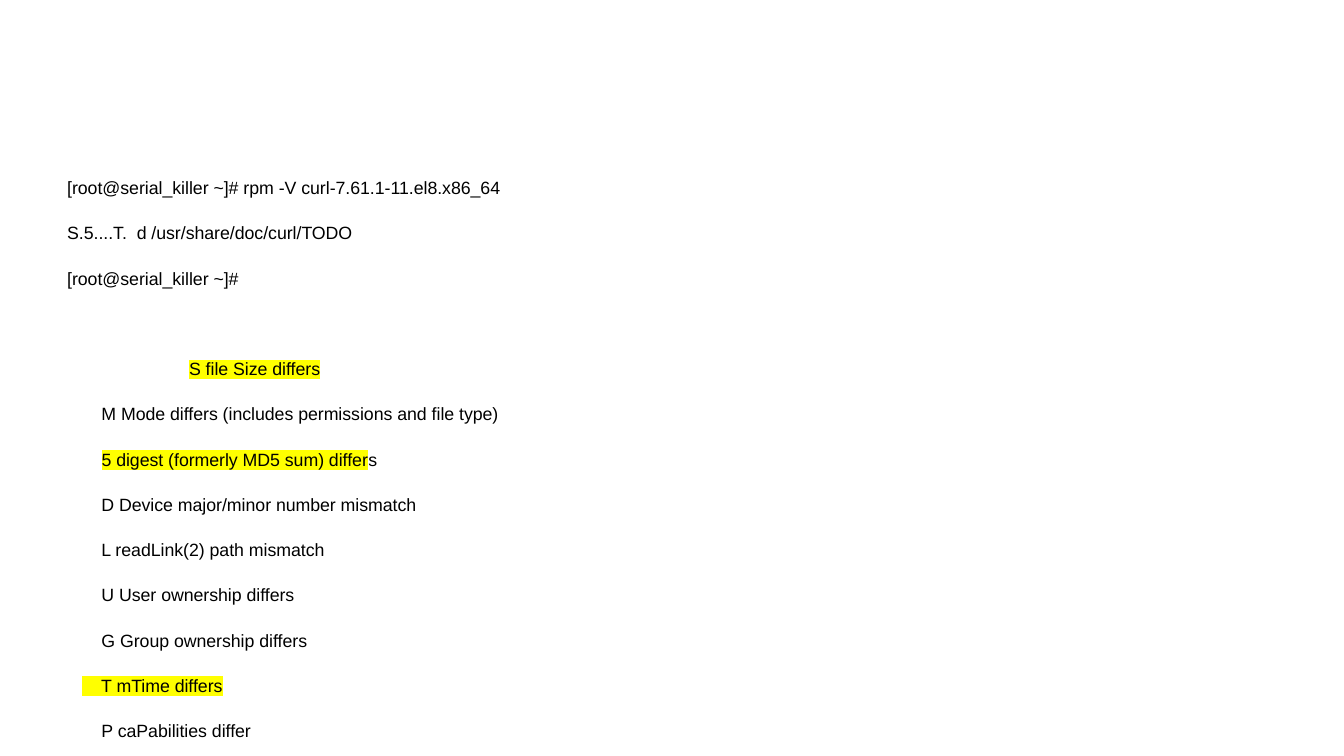
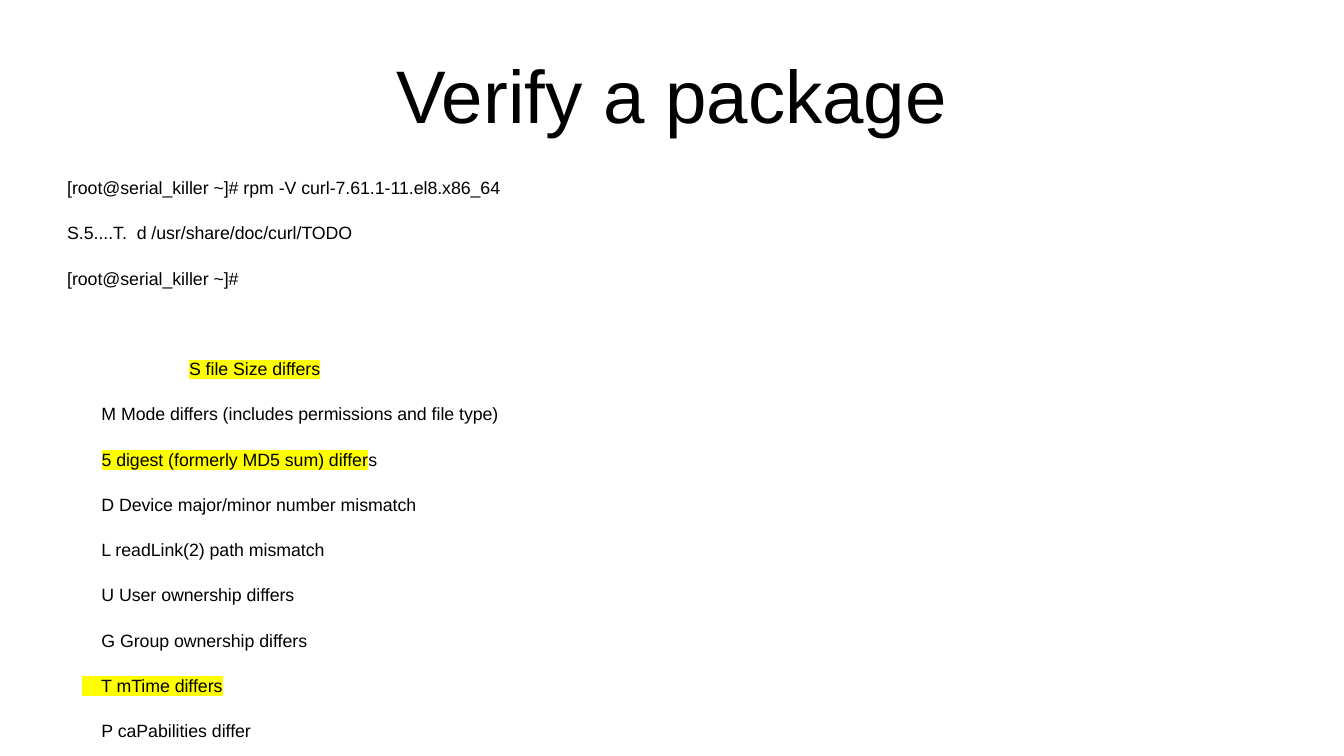
Before and after one commit to andrewchandler/dnf_presentation, a slide deck: slide 21 of yum.odp (slide 20 before the commit). Drawn at 1344x756 pixels with LibreOffice and Linux fonts; fonts in the diff are those of the drawing. Boxes give left, top, right and bottom in pixels: in the first picture for what was removed or moved away, otherwise in the second. Text is boxed around its words. In the diff, an @@ line names an element or a change of style, - is before the commit and + after.

```diff
--- a/yum.odp
+++ b/yum.odp
@@ title added at (x1=396, y1=69, x2=947, y2=137), 44 pt, text #000000 @@
+Verify a package
```
Also in this commit, not shown: 9 other slides changed, 1 slide added, 1 other file.
